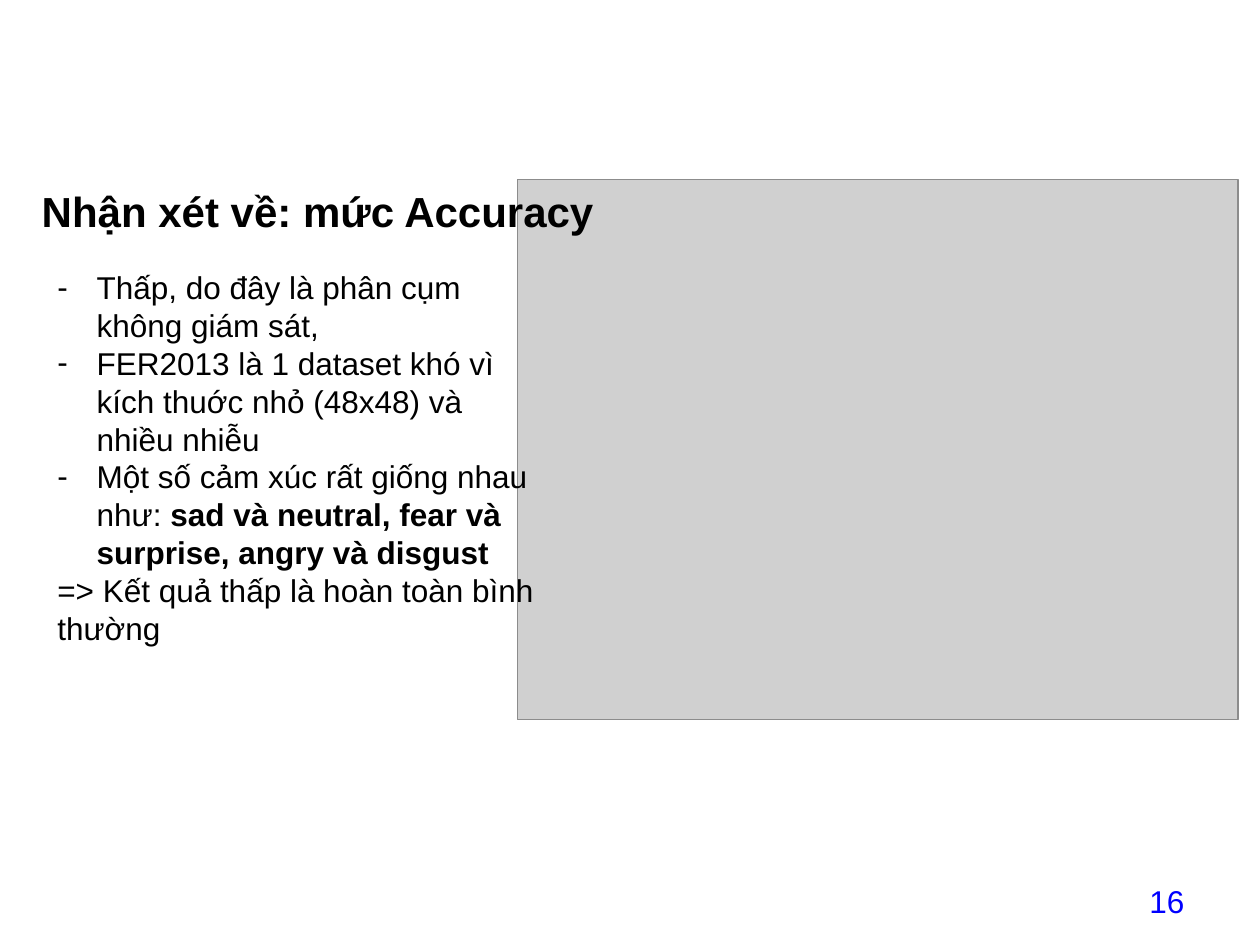
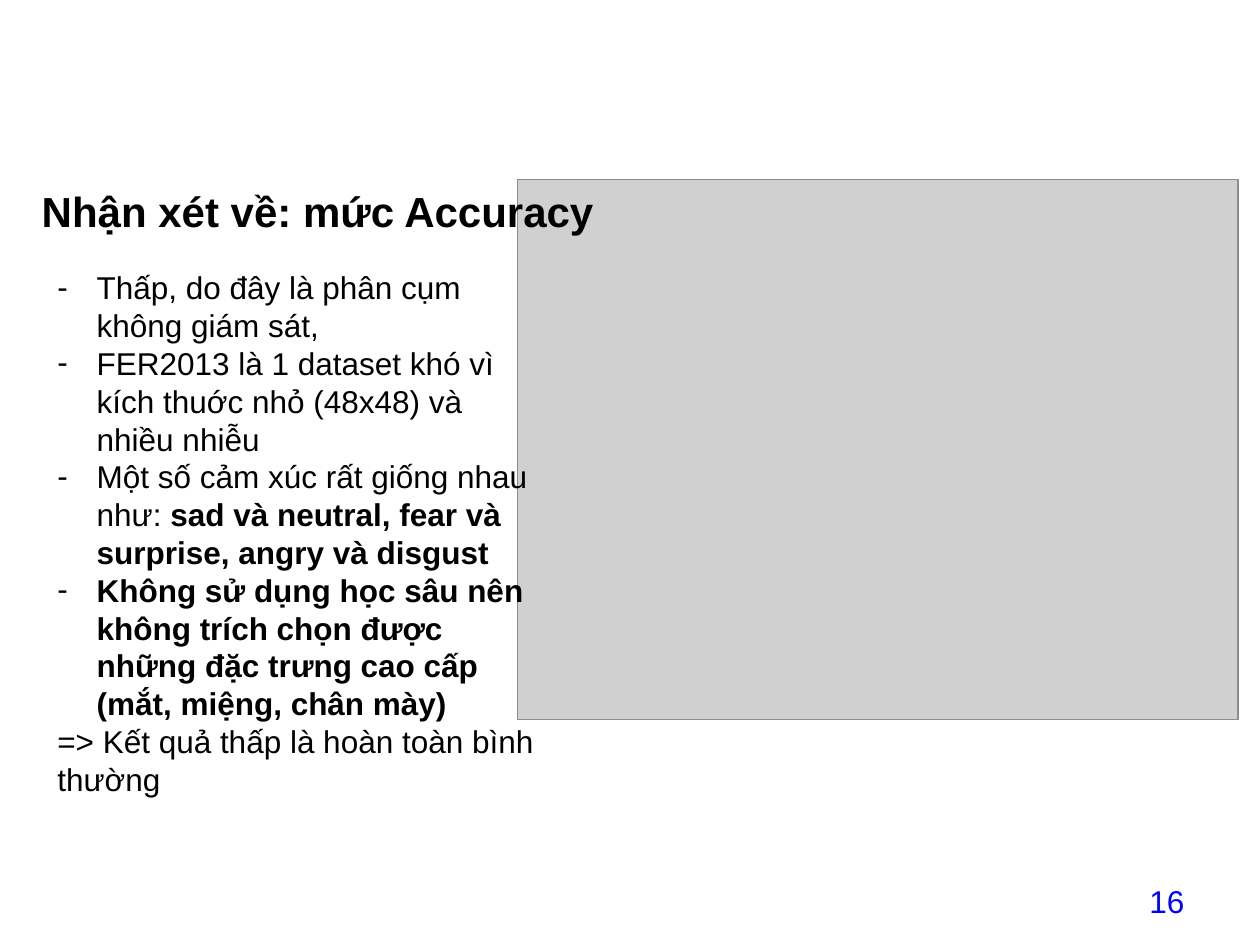
Before and after one commit to datdatnguyen2609/datdatnguyen2609, a slide deck: slide 16 of project/baitaplon/13_NguyenThanhDat211440519_baitaplon.pptx. Drawn at 1260x945 pixels with LibreOffice and Linux fonts; fonts in the diff are those of the drawing; grey boxes stand for pictures; background and template pictures are left out. Boxes give left, top, right and bottom in pixels: in the first picture for what was removed or moved away, otherwise in the second. Text is boxed around its words. In the diff, an @@ line names an element or a change of style, - is before the commit and + after.

```diff
--- a/project/baitaplon/13_NguyenThanhDat211440519_baitaplon.pptx
+++ b/project/baitaplon/13_NguyenThanhDat211440519_baitaplon.pptx
@@ text at (x1=97, y1=577, x2=523, y2=721): paragraph added @@
+– Không sử dụng học sâu nên không trích chọn được những đặc trưng cao cấp (mắt, miệng, chân mày)
```
Also in this commit, not shown: 1 other slide changed, 4 slides added, 9 other files.
